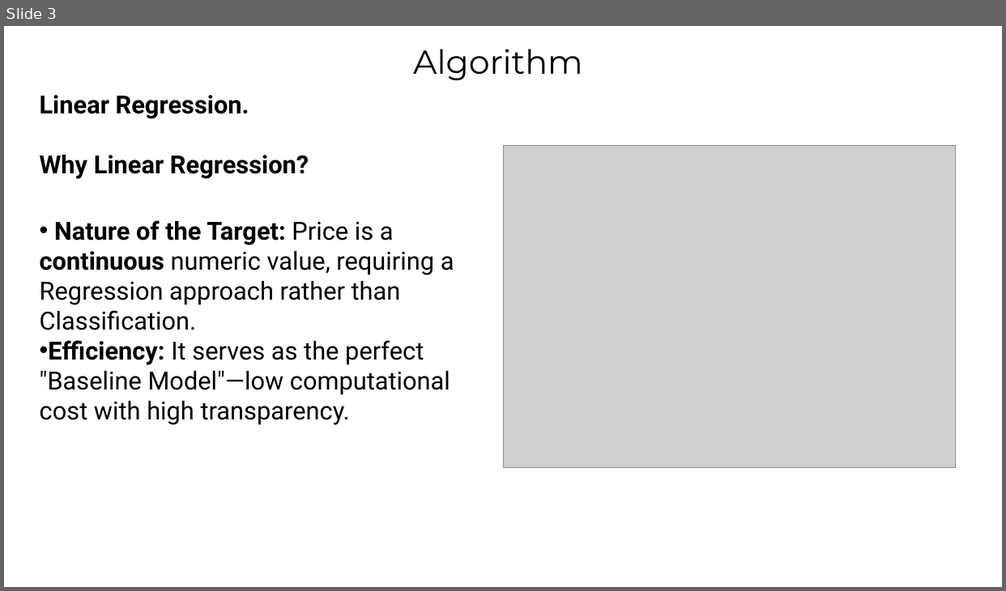
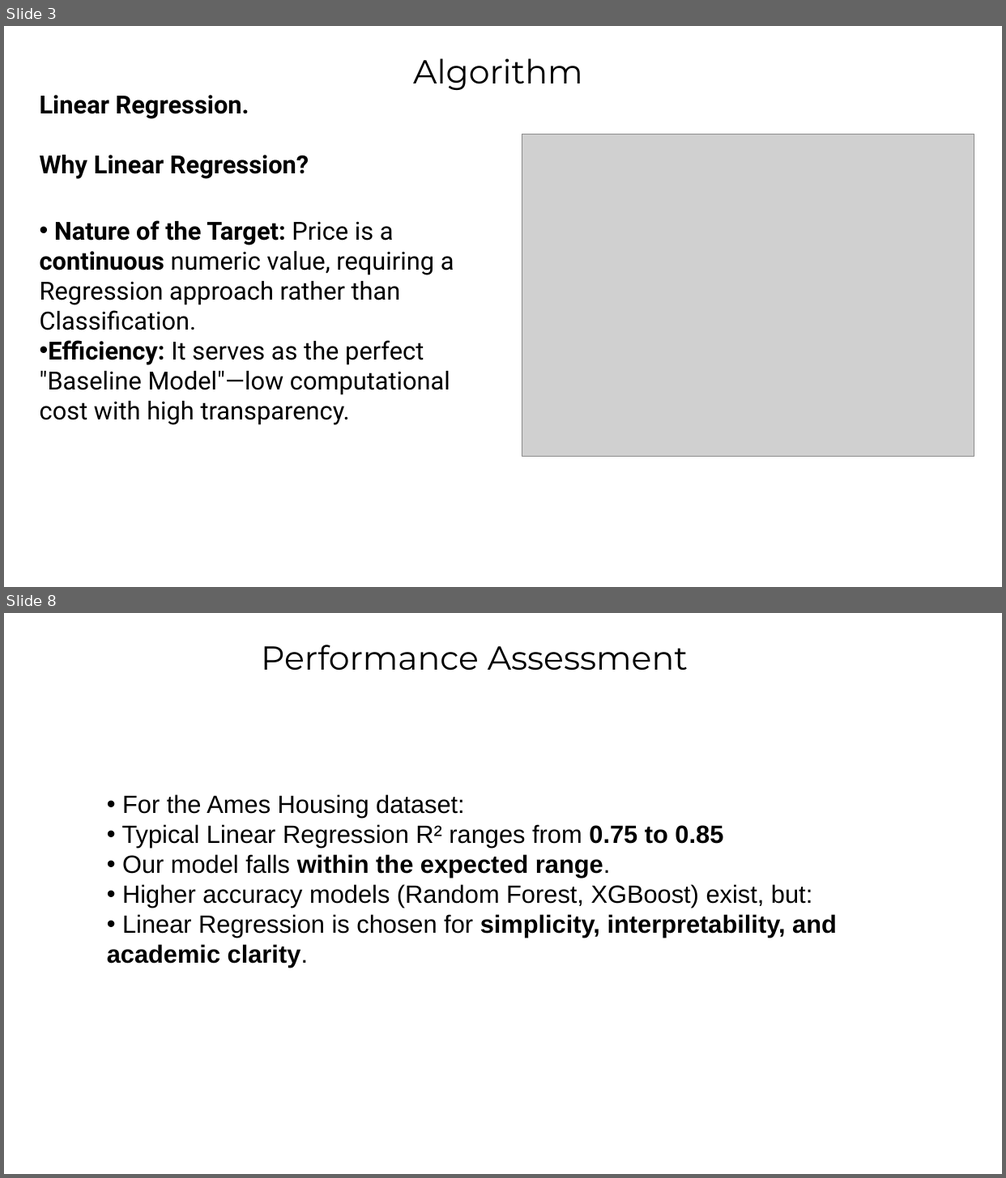
Before and after one commit to RealHaroon/Artificial-Intelligence-Labs, a slide deck: House Price Predictor/House Price Predictor.pptx. Shown one above the other, each under a label of ours: slide 3 before the commit, slides 3 and 8 after it; the slides between them are not shown. The pictures are 1006x591 and 1006x1178 pixels, drawn with LibreOffice and Linux fonts; fonts in the diff are those of the drawing; grey boxes stand for pictures. Boxes give left, top, right and bottom in pixels: in the first picture for what was removed or moved away, otherwise in the second. Text is boxed around its words. In the diff, an @@ line names an element or a change of style, - is before the commit and + after.

```diff
--- a/House Price Predictor/House Price Predictor.pptx
+++ b/House Price Predictor/House Price Predictor.pptx
@@ slide 8 added at bbox=[4, 613, 1002, 1174], background #FFFFFF @@
@@ text added at bbox=[261, 645, 688, 671], 32 pt, text #000000 @@
+Performance Assessment
@@ text added at bbox=[107, 794, 837, 968], 24 pt, text #000000 @@
+• For the Ames Housing dataset:
+• Typical Linear Regression R² ranges from 0.75 to 0.85
+• Our model falls within the expected range.
+• Higher accuracy models (Random Forest, XGBoost) exist, but:
+• Linear Regression is chosen for simplicity, interpretability, and academic clarity.
@@ slide 3 changed as well @@
@@ text "Algorithm": place and size @@
-text "Algorithm" at bbox=[413, 49, 583, 80]
+text "Algorithm" at bbox=[413, 58, 583, 90]
@@ picture: place and size @@
-picture at bbox=[503, 146, 957, 467]
+picture at bbox=[522, 135, 975, 456]
```
Also in this commit, not shown: 2 other slides changed, 4 other slides added, 1 slide removed, 10 other files.
